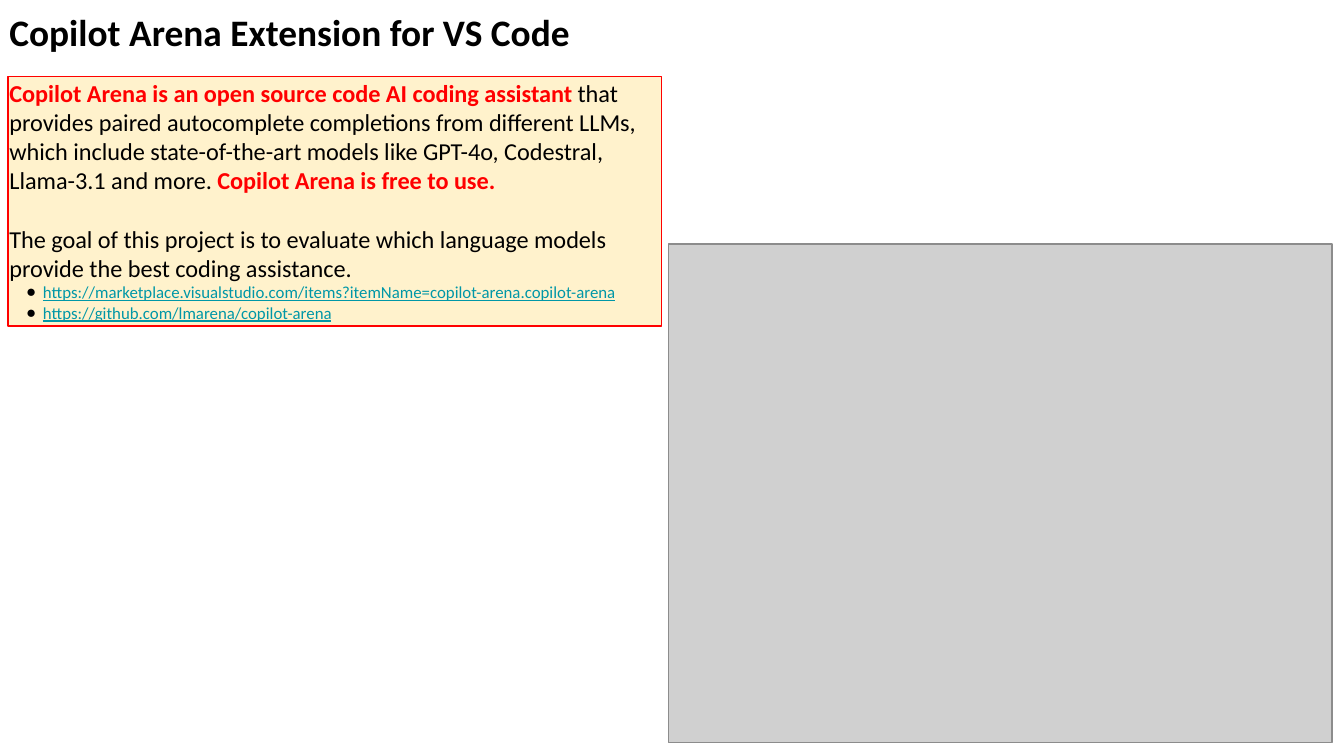
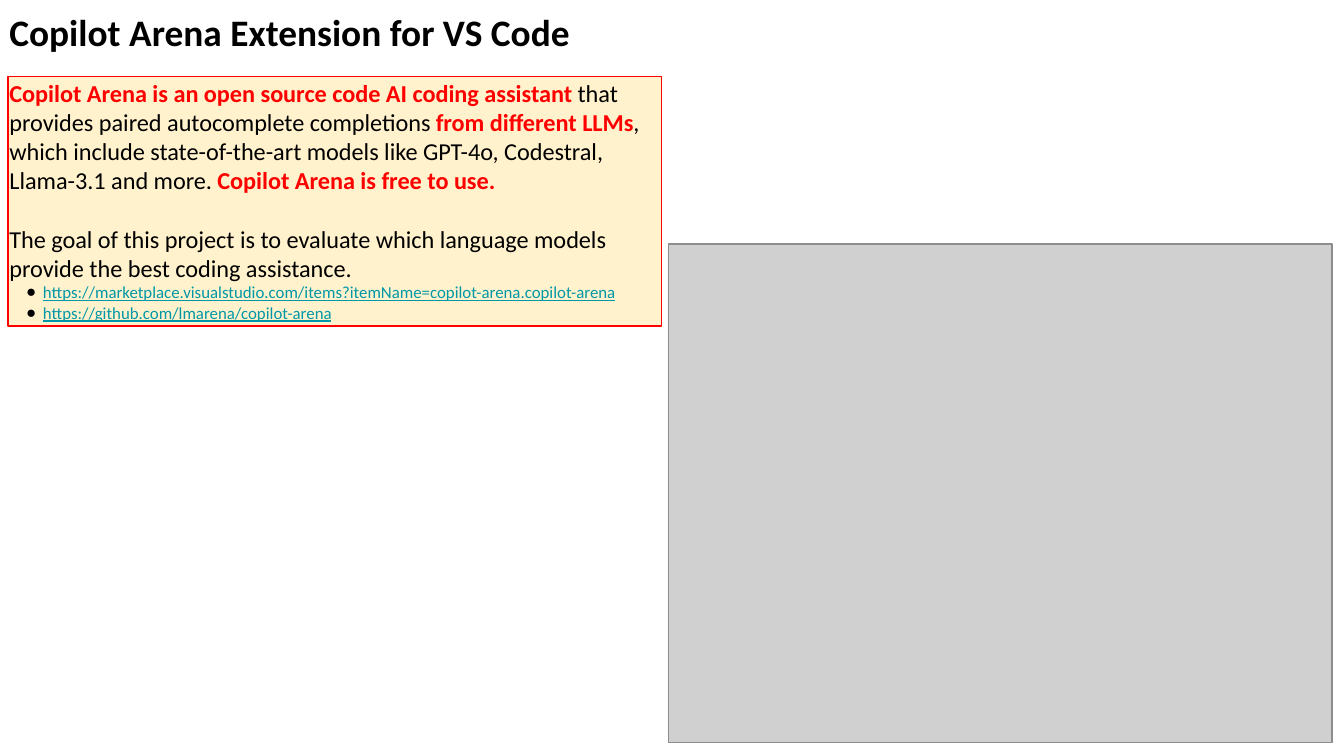
Before and after one commit to lselector/seminar, a slide deck: slide 7 of 2024/2024-12-13-AI-Updates.pptx. Drawn at 1344x756 pixels with LibreOffice and Linux fonts; fonts in the diff are those of the drawing; grey boxes stand for pictures. Boxes give left, top, right and bottom in pixels: in the first picture for what was removed or moved away, otherwise in the second. Text is boxed around its words. In the diff, an @@ line names an element or a change of style, - is before the commit and + after.

```diff
--- a/2024/2024-12-13-AI-Updates.pptx
+++ b/2024/2024-12-13-AI-Updates.pptx
@@ text in rectangle at [9,85,639,193]: text colour #000000 to #FF0000, bold on in "from different LLMs," @@
```
Also in this commit, not shown: 12 other slides changed, 4 slides added, 4 slides removed.
